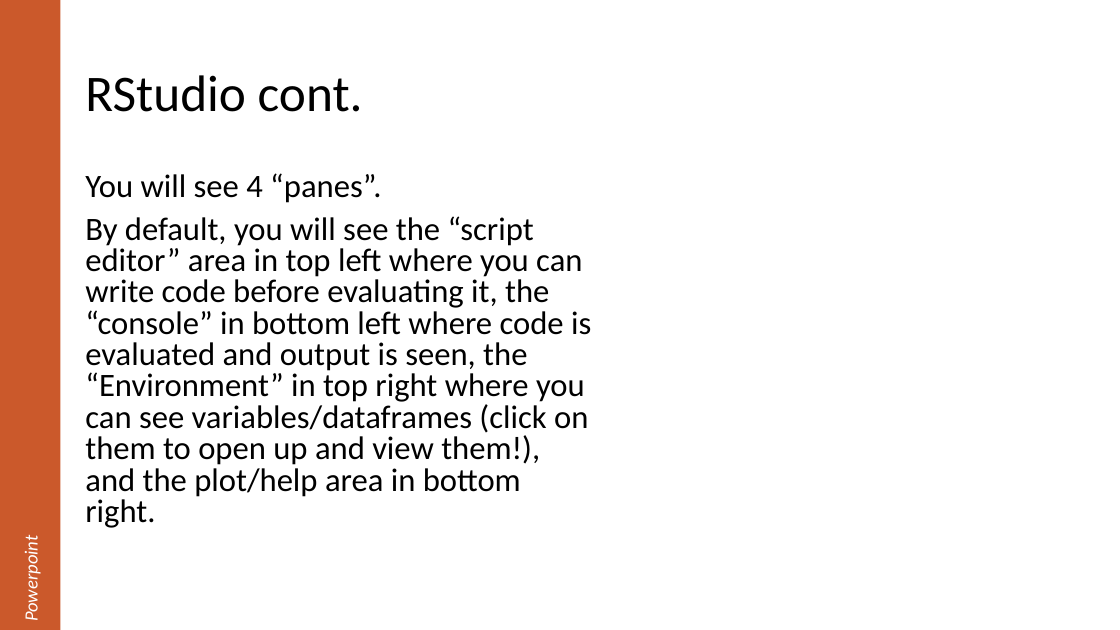
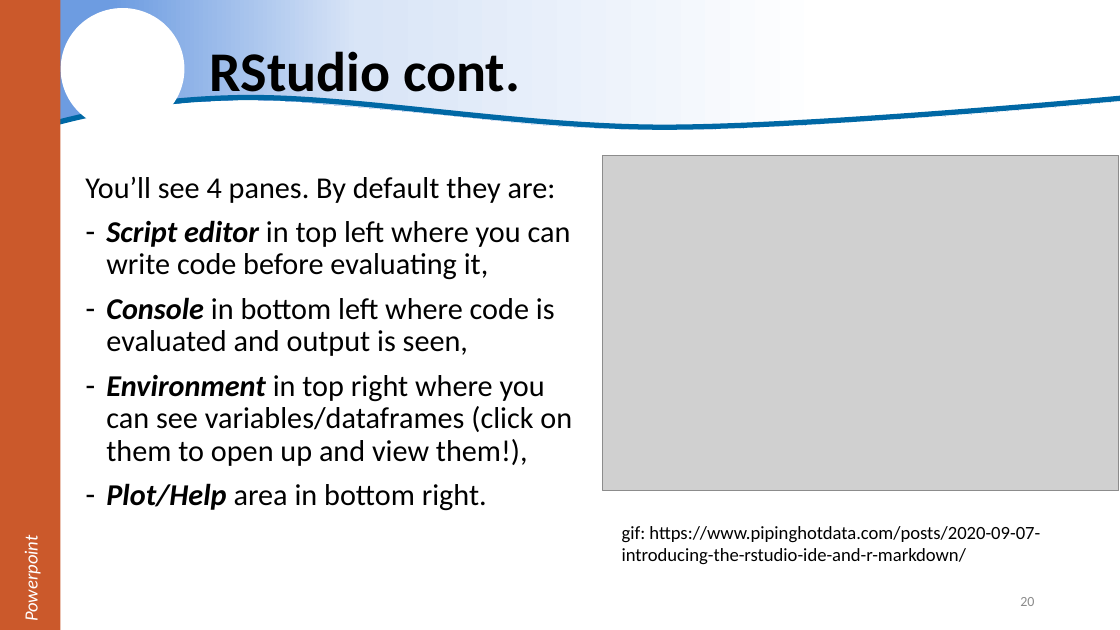
Before and after one commit to justinpriest/R_Intro_ADFG, a slide deck: slide 20 of The Basics of R.pptx (slide 19 before the commit). Drawn at 1120x630 pixels with LibreOffice and Linux fonts; fonts in the diff are those of the drawing; grey boxes stand for pictures; background and template pictures are left out. Boxes give left, top, right and bottom in pixels: in the first picture for what was removed or moved away, otherwise in the second. Text is boxed around its words. In the diff, an @@ line names an element or a change of style, - is before the commit and + after.

Commit message:
added "motivating examples" added first two learnr scripts

```diff
--- a/The Basics of R.pptx
+++ b/The Basics of R.pptx
@@ freeform shape added at box(0, 0, 1120, 139), fill gradient #6D9CE1 to #D9E5F7 to #FFFFFF @@
@@ ellipse added at box(60, 8, 184, 130), fill #FFFFFF @@
@@ title "RStudio cont.": place and size @@
-title "RStudio cont." at box(85, 75, 363, 112)
+title "RStudio cont." at box(210, 44, 520, 104)
@@ title "RStudio cont." at box(210, 44, 520, 104): size 44 to 48 pt, bold on @@
@@ freeform shape added at box(0, 97, 1120, 138), outline #DAE3F3 4.5 pt @@
@@ text at box(85, 177, 572, 511): text changed; size 28 to 25.9 pt @@
-You will see 4 “panes”.
-By default, you will see the “script editor” area in top left where you can write code before evaluating it, the “console” in bottom left where code is evaluated and output is seen, the “Environment” in top right where you can see variables/dataframes (click on them to open up and view them!), and the plot/help area in bottom right.
+You’ll see 4 panes. By default they are:
+– Script editor in top left where you can write code before evaluating it,
+– Console in bottom left where code is evaluated and output is seen,
+– Environment in top right where you can see variables/dataframes (click on them to open up and view them!),
+– Plot/Help area in bottom right.
@@ picture added at box(602, 155, 1119, 492) @@
@@ text added at box(622, 526, 1040, 565), 16 pt, text #000000 @@
+gif: https://www.pipinghotdata.com/posts/2020-09-07-introducing-the-rstudio-ide-and-r-markdown/
@@ page number added at box(1020, 597, 1034, 606), 12 pt, text #8C8C8C @@
+20
```
Also in this commit, not shown: 66 other slides changed, 16 slides added, 1 slide removed, 6 other files.
